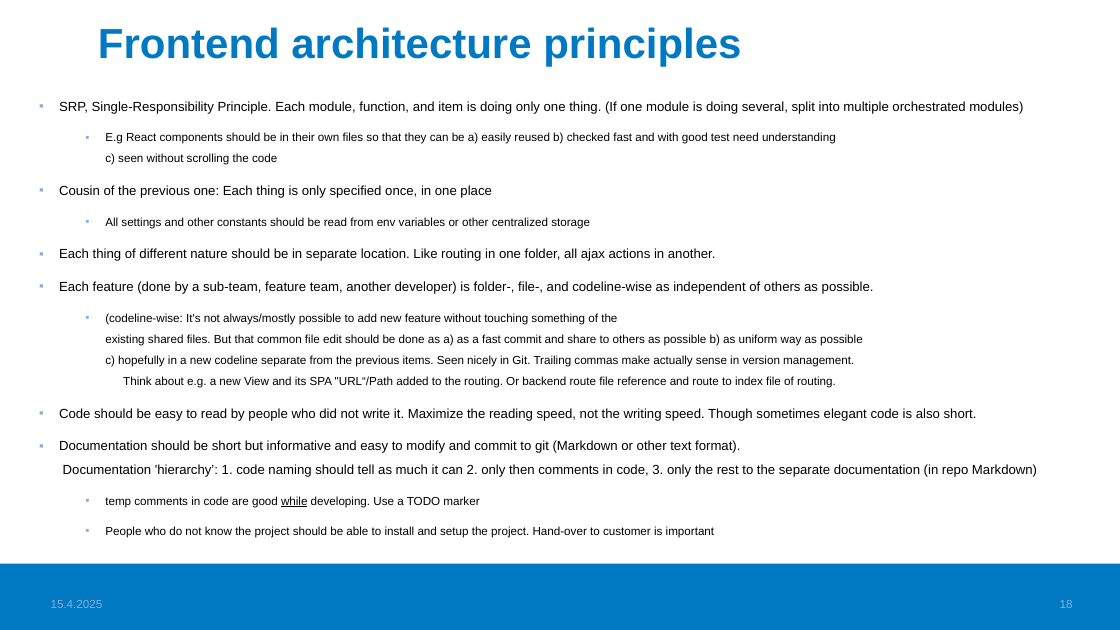
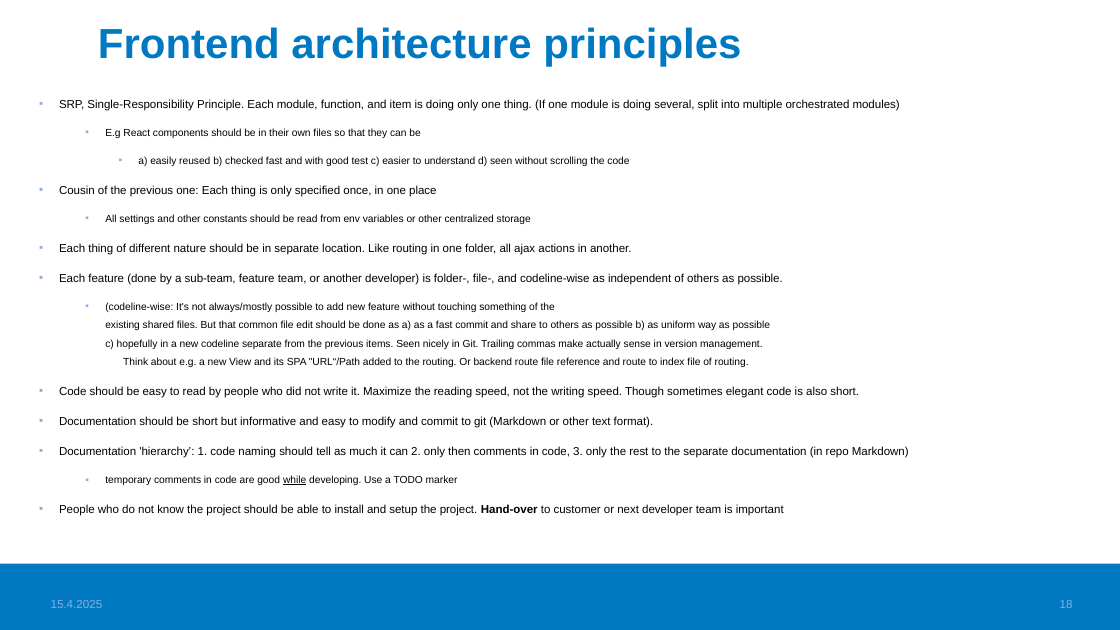
Before and after one commit to valju/docs_frontend_design, a slide deck: slide 18 of FrontendStuff_ForExam.pptx. Drawn at 1120x630 pixels with LibreOffice and Linux fonts; fonts in the diff are those of the drawing; background and template pictures are left out. Boxes give left, top, right and bottom in pixels: in the first picture for what was removed or moved away, otherwise in the second. Text is boxed around its words. In the diff, an @@ line names an element or a change of style, - is before the commit and + after.

Commit message:
Upd frontend exam materials

```diff
--- a/FrontendStuff_ForExam.pptx
+++ b/FrontendStuff_ForExam.pptx
@@ text at (59,99,900,398): size 11.2 to 9.9 pt in "SRP, Single-Responsibility Principle. Each module, function, ...", "Cousin of the previous one: Each thing ...", "Each thing of different nature should be ...", "Code should be easy to read by ..."; size 10 to 8.8 pt in "All settings and other constants should be ...", "(codeline-wise: It's not always/mostly possible to add ..." @@
@@ text at (105,128,629,166): text changed; size 10 to 8.8 pt @@
-  ▪ E.g React components should be in their own files so that they can be a) easily reused b) checked fast and with good test need understanding
-    c) seen without scrolling the code
+  ▪ E.g React components should be in their own files so that they can be
+    ▪ a) easily reused b) checked fast and with good test c) easier to understand d) seen without scrolling the code
@@ text at (59,273,783,285): text changed; size 11.2 to 9.9 pt @@
-▪ Each feature (done by a sub-team, feature team, another developer) is folder-, file-, and codeline-wise as independent of others as possible.
+▪ Each feature (done by a sub-team, feature team, or another developer) is folder-, file-, and codeline-wise as independent of others as possible.
@@ text at (59,416,909,516): text changed; size 11.2 to 9.9 pt @@
-▪ Documentation should be short but informative and easy to modify and commit to git (Markdown or other text format).
-  Documentation 'hierarchy’: 1. code naming should tell as much it can 2. only then comments in code, 3. only the rest to the separate documentation (in repo Markdown)
-  ▪ temp comments in code are good while developing. Use a TODO marker
-  ▪ People who do not know the project should be able to install and setup the project. Hand-over to customer is important
+▪ Documentation should be short but informative and easy to modify and commit to git (Markdown or other text format).
+▪ Documentation 'hierarchy’: 1. code naming should tell as much it can 2. only then comments in code, 3. only the rest to the separate documentation (in repo Markdown)
+  ▪ temporary comments in code are good while developing. Use a TODO marker
+▪ People who do not know the project should be able to install and setup the project. Hand-over to customer or next developer team is important
```
Also in this commit, not shown: 3 other slides changed.
